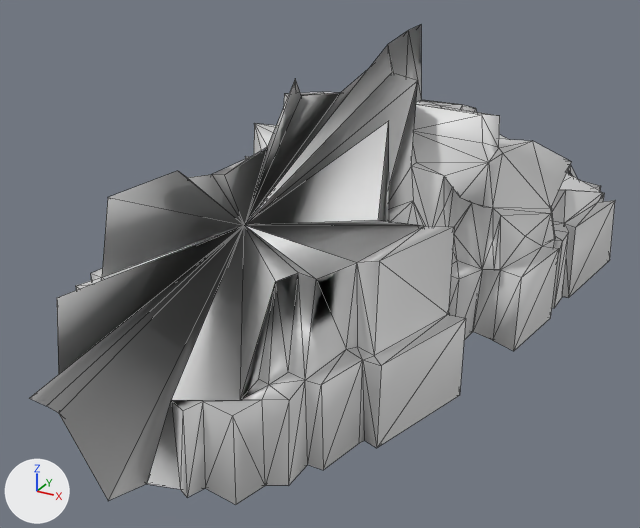
What one commit did to the OBJ model src/main/resources/assets/kn8/meshes/kaiju_no9_no14/foot_right.obj.
Both versions are drawn from a 50 mm lens placed at (0.493, -0.444, 0.281), pointed at (0.243, 0.011, 0.054). The axes (+X, +Y, +Z) are drawn at lower left. The lights are the same throughout. The first picture is the older version. Mesh edges are drawn as thin lines. Where no turn or scale is listed for an object, it has been applied to the vertices. Vertices at exactly the same position are counted once.

Names of what the first picture shows: 'foot_right'.
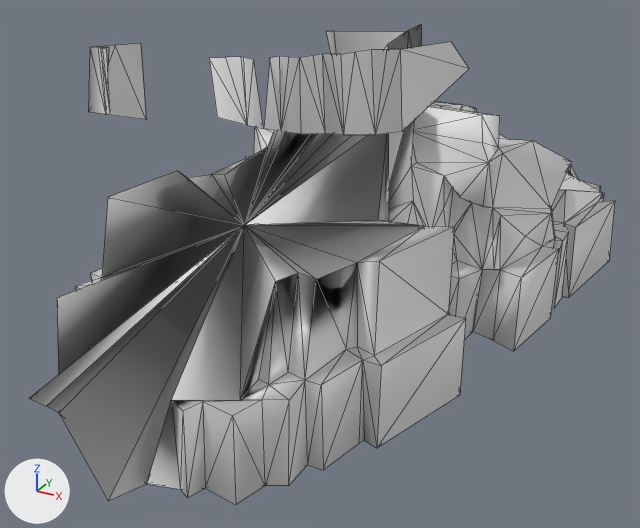
Changed parts and their boxes [x1, y1, x2, y2] in the pictures (640 x 528 px):
part 1 of me_foot_right, added
    after: [209, 42, 469, 135]
part 2 of me_foot_right, built on
    before: [30, 45, 392, 406]
    after: [30, 31, 405, 406]

The change in detail:
me_foot_right is used by ob_foot_right; location (0.0, 0.0, 0.0).
me_foot_right had 344 vertices, 684 faces and spanned x 0.128..0.384, y -0.19..0.276, z 0.0..0.196.
me_foot_right now has 387 vertices, 721 faces and spans x 0.128..0.384, y -0.19..0.276, z 0.0..0.208.
me_foot_right part 1: a new loose piece of 28 vertices spanning x 0.258..0.331, y -0.123..0.018, z 0.166..0.208.
Part 2, on me_foot_right:
5 faces are deleted.
15 vertices are added at x 0.144..0.27, y -0.089..0.087, z 0.151..0.197.
17 new faces join them.
